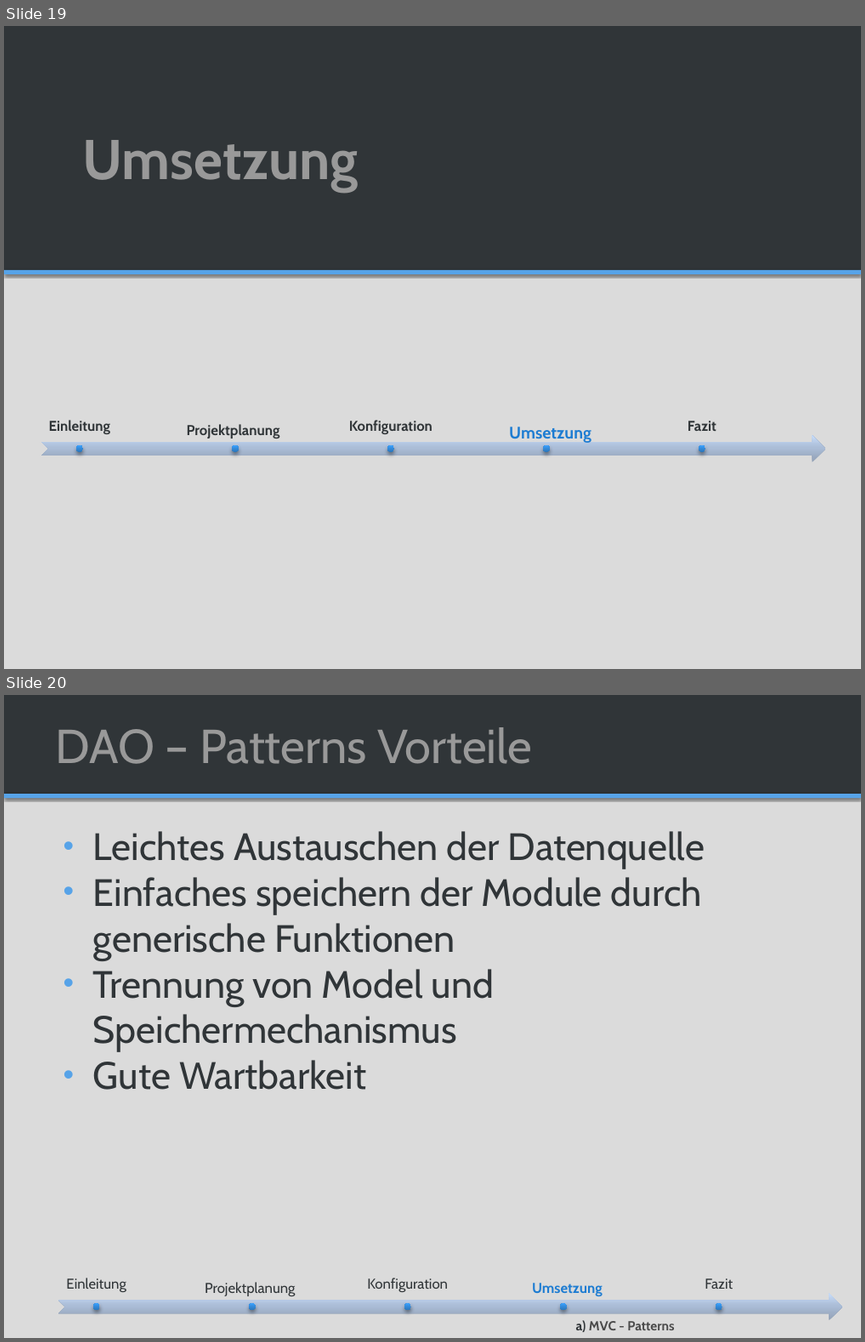
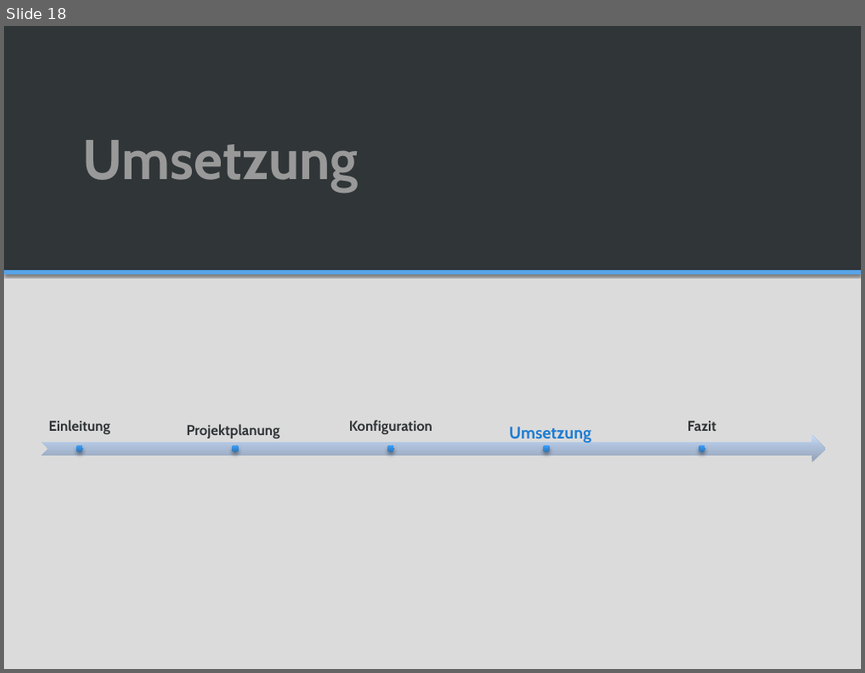
Before and after one commit to SAS-Systems/Unveiled-Documentation, a slide deck: Unveiled_MidtermPresentation_V1.0.pptx. Shown one above the other, each under a label of ours: slides 19 and 20 before the commit, slide 18 after it. The pictures are 865x1342 and 865x673 pixels, drawn with LibreOffice and Linux fonts; fonts in the diff are those of the drawing; background and template pictures are left out. Boxes give left, top, right and bottom in pixels: in the first picture for what was removed or moved away, otherwise in the second. Text is boxed around its words. In the diff, an @@ line names an element or a change of style, - is before the commit and + after.

```diff
--- a/Unveiled_MidtermPresentation_V1.0.pptx
+++ b/Unveiled_MidtermPresentation_V1.0.pptx
@@ slide 20 removed at <box>4,695,861,1338</box>, background #DBDBDB; not listed: 1 template element that a slide beside it also shows @@
@@ rectangle removed at <box>4,695,861,794</box> @@
@@ title removed at <box>55,727,532,764</box> @@
-  DAO – Patterns Vorteile
@@ text removed at <box>93,831,705,1089</box> @@
-• Leichtes Austauschen der Datenquelle
-• Einfaches speichern der Module durch generische Funktionen
-• Trennung von Model und Speichermechanismus
-• Gute Wartbarkeit
@@ group removed at <box>59,1277,843,1320</box>: 5 texts, 5 ellipses, 1 notched right arrow @@
-Einleitung
-Projektplanung
-Konfiguration
-Umsetzung
-Fazit
@@ text removed at <box>576,1320,674,1332</box> @@
-  a) MVC - Patterns
@@ what was slide 19 is now slide 18 @@
```
Also in this commit, not shown: 4 slides changed, 3 other slides removed.
